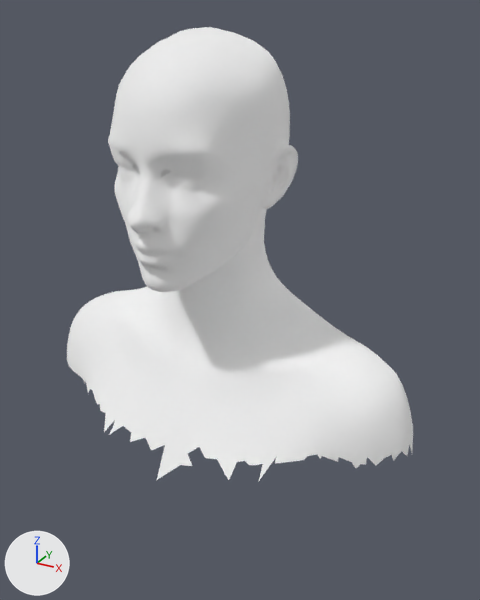
One commit to the glTF model public/modelos/cuerpo-cabeza.glb: the scene before it, then after it.
Camera for both pictures: a camera (50 mm lens) standing at (0.325, -0.526, 1.715) and looking at (0.027, 0.016, 1.444). The axes (+X, +Y, +Z) are drawn at lower left. The lights are the same throughout. The picture after the commit comes second. Where no turn or scale is listed for an object, it has been applied to the vertices. Vertices at exactly the same position are counted once.

Script lines for the objects in view, before the commit:
```python
me_piel_cabeza = bpy.data.meshes.new('piel_cabeza')
me_piel_cabeza.from_pydata(...)  # 6423 vertices, 12699 faces; spans x -0.212..0.214, y -0.095..0.138, z 0.439..0.85
me_piel_cabeza.materials.append(mat_material)  # white #ffffff
ob_piel_cabeza = bpy.data.objects.new('piel_cabeza', me_piel_cabeza)
ob_piel_cabeza.location = (0.0, -0.019, 0.85)
```
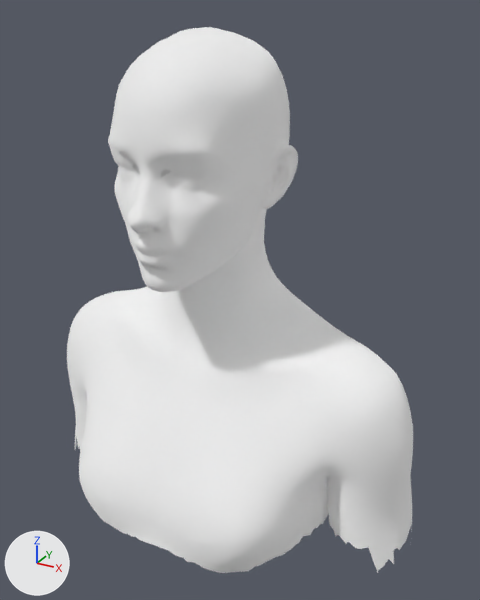
Pixel boxes (x1, y1, x2, y2) of what changed, in the pictures (480 x 600 px):
'piel_cabeza', reshaped (20% taller): before (67, 27, 413, 482); after (67, 27, 413, 573)
part 1 of me_piel_cabeza, added: after (67, 362, 413, 573)

What changed in the scene script:
```text
Change me_piel_cabeza:
    used by ob_piel_cabeza; location = (0.0, -0.019, 0.85)
    remove me_piel_cabeza.from_pydata(...)  # 6423 vertices, 12699 faces; spans x -0.212..0.214, y -0.095..0.138, z 0.439..0.85
    add me_piel_cabeza.from_pydata(...)  # 8822 vertices, 17395 faces; spans x -0.222..0.222, y -0.099..0.139, z 0.334..0.85
    me_piel_cabeza part 1: 2399 vertices added at x -0.222..0.222, y -0.099..0.139, z 0.334..0.476
```
